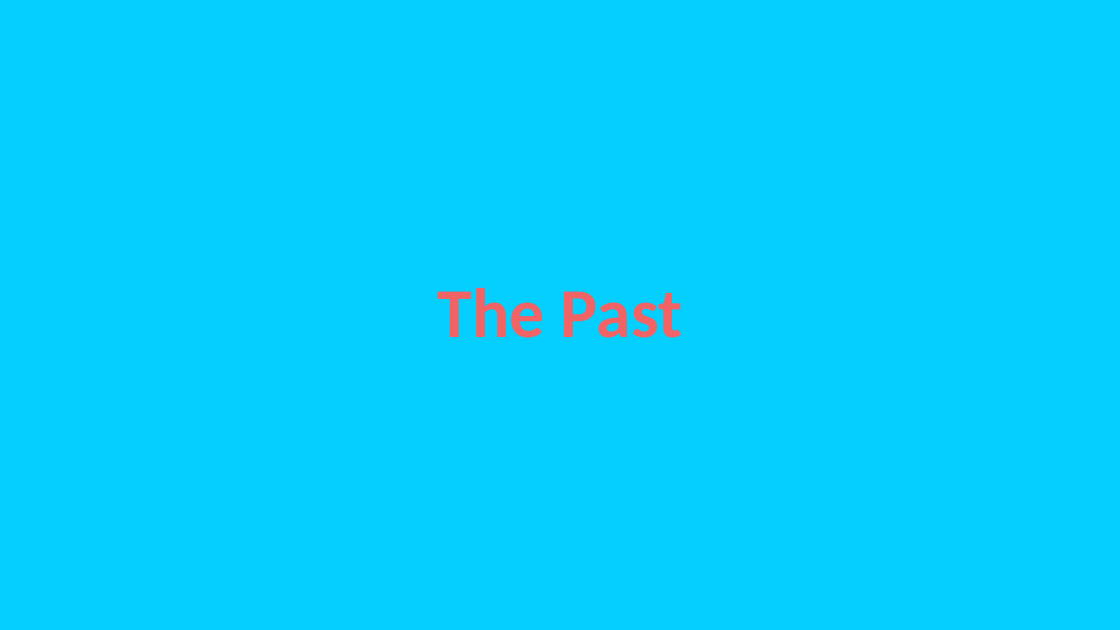
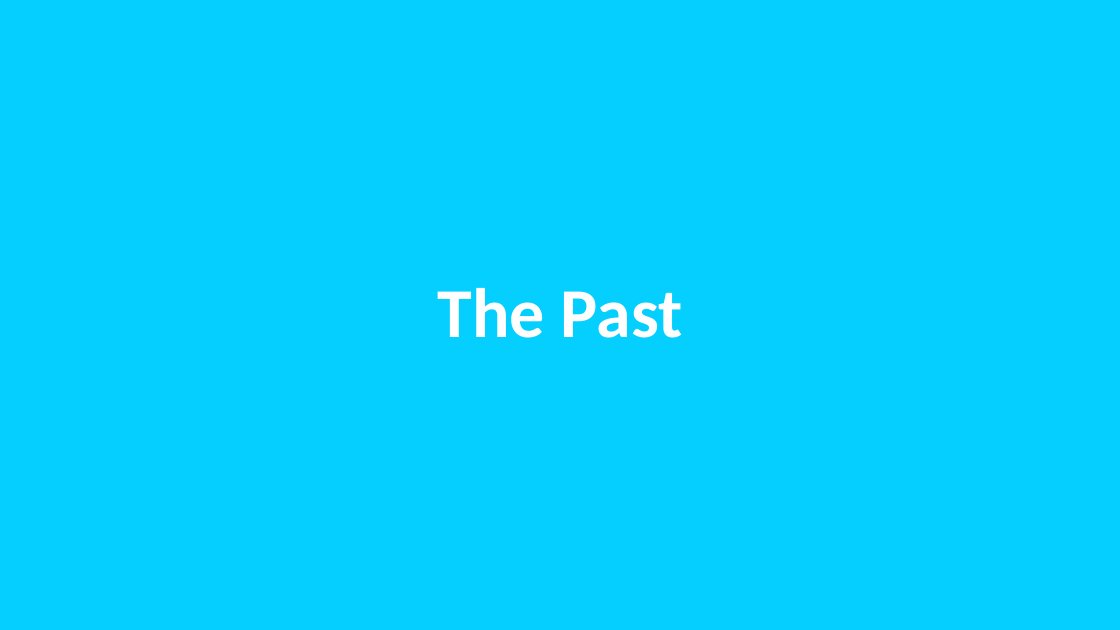
Before and after one commit to rogeralsing/Presentations, a slide deck: slide 2 of Docker/docker.pptx. Drawn at 1120x630 pixels with LibreOffice and Linux fonts; fonts in the diff are those of the drawing. Boxes give left, top, right and bottom in pixels: in the first picture for what was removed or moved away, otherwise in the second. Text is boxed around its words. In the diff, an @@ line names an element or a change of style, - is before the commit and + after.

```diff
--- a/Docker/docker.pptx
+++ b/Docker/docker.pptx
@@ text "The Past" at bbox=[437, 288, 683, 338]: text colour #F16364 to #FFFFFF @@
```
Also in this commit, not shown: 3 other slides changed, 4 slides added.
